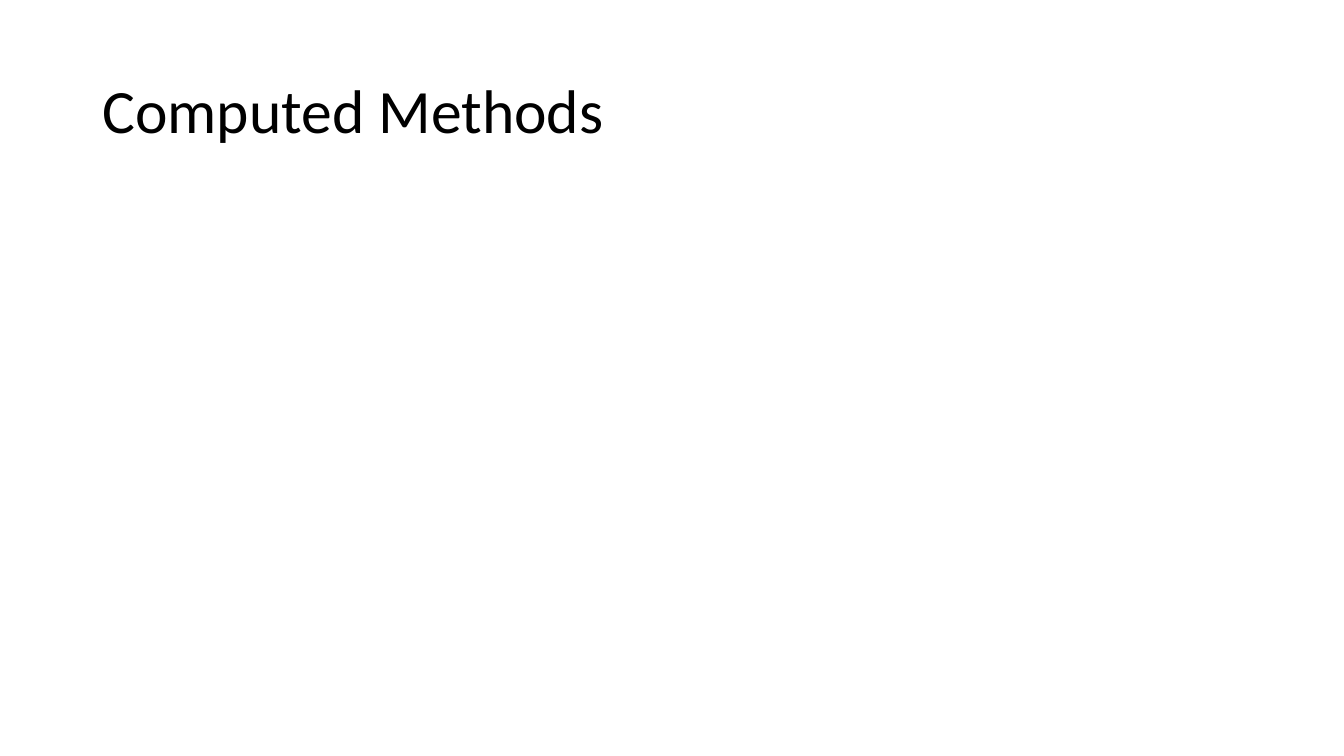
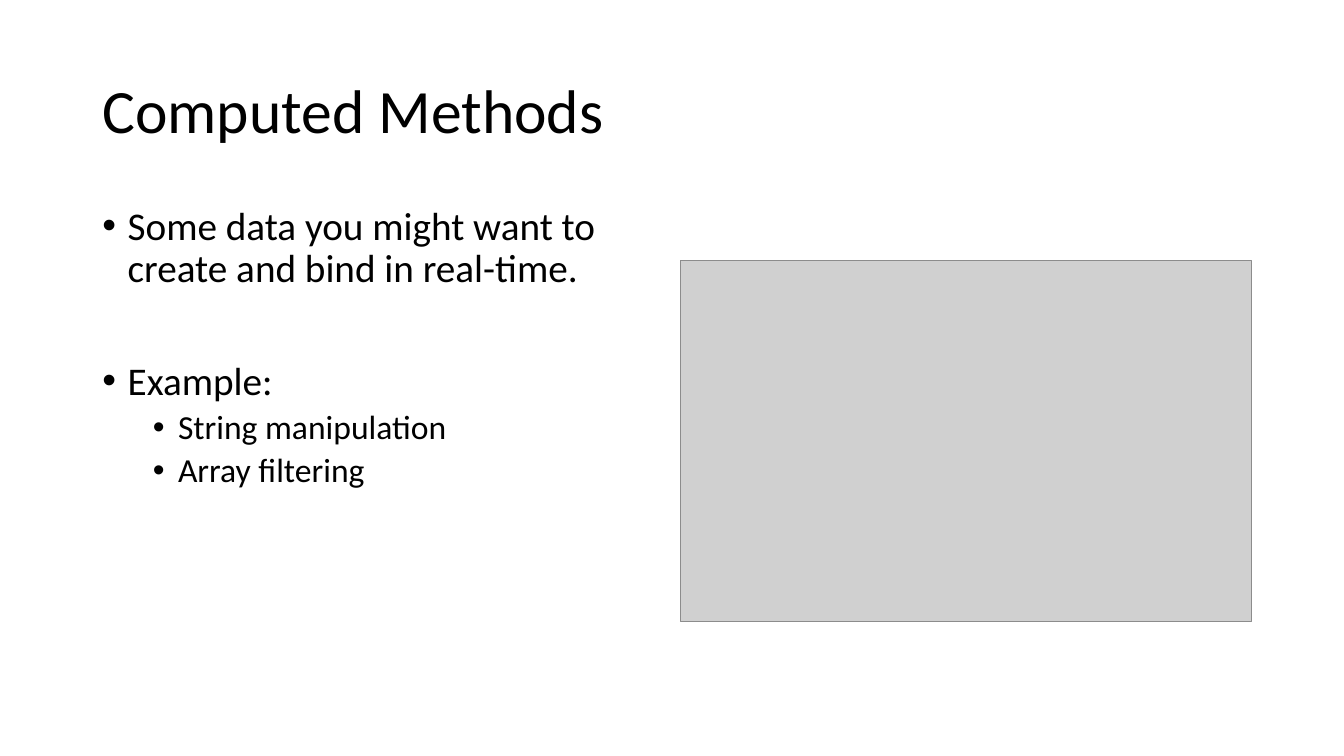
Before and after one commit to 1kevgriff/Workshop-SPA-with-ASPNETCORE-VueJS, a slide deck: slide 21 of Slides/3_VueJS.pptx (slide 23 before the commit). Drawn at 1344x756 pixels with LibreOffice and Linux fonts; fonts in the diff are those of the drawing; grey boxes stand for pictures. Boxes give left, top, right and bottom in pixels: in the first picture for what was removed or moved away, otherwise in the second. Text is boxed around its words. In the diff, an @@ line names an element or a change of style, - is before the commit and + after.

```diff
--- a/Slides/3_VueJS.pptx
+++ b/Slides/3_VueJS.pptx
@@ text added at (128, 212, 595, 488), 28 pt, text #000000 @@
+• Some data you might want to create and bind in real-time.
+• Example:
+  • String manipulation
+  • Array filtering
@@ picture added at (681, 261, 1252, 622) @@
```
Also in this commit, not shown: 3 other slides changed, 2 slides removed, 23 other files.
